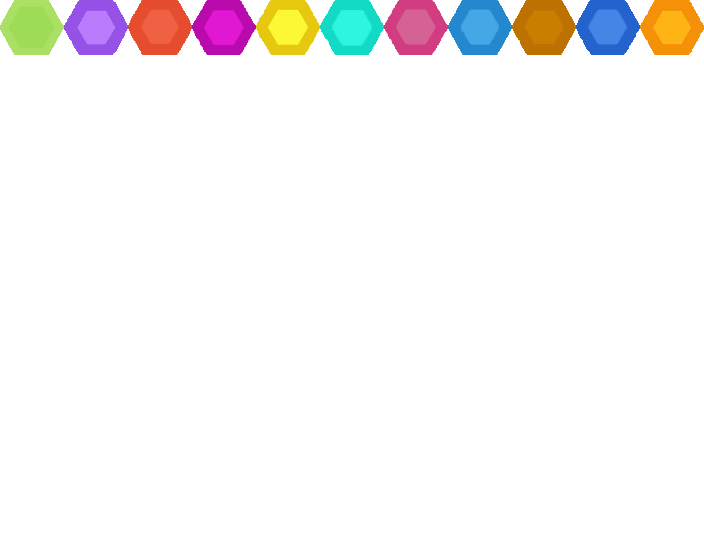
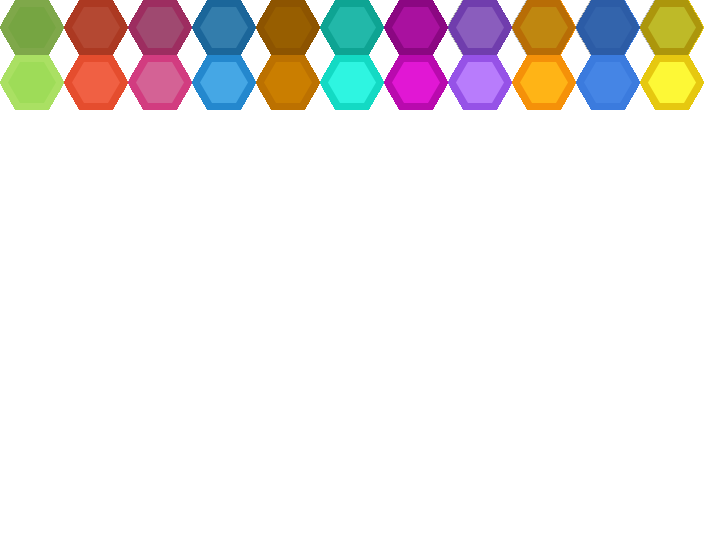
Layered file, before and after one edit (704x550). Changes by layer:
removed layer "hex_red" over [192, 0, 256, 55]
removed layer "hex_green" over [256, 0, 320, 55]
removed layer "hex_cyan" over [320, 0, 384, 55]
removed layer "hex_color6" over [384, 0, 448, 55]
removed layer "hex_color5" over [448, 0, 512, 55]
removed layer "hex_color4" over [512, 0, 576, 55]
added group "Group 1" with 23 layers above "Group 2" over [0, 0, 704, 110]
added layer "Layer 23 copy 5" (25%) in group "Group 1" over [0, 0, 703, 55]
added layer "Layer 22" in group "Group 1" over [0, 55, 64, 110]
added layer "Layer 21" in group "Group 1" over [320, 55, 384, 110]
added layer "Layer 20" in group "Group 1" over [640, 55, 704, 110]
added layer "Layer 19" in group "Group 1" over [128, 55, 192, 110]
added layer "Layer 18" in group "Group 1" over [256, 55, 320, 110]
added layer "Layer 17" in group "Group 1" over [192, 55, 256, 110]
added layer "Layer 16" in group "Group 1" over [64, 55, 128, 110]
added layer "Layer 15" in group "Group 1" over [576, 55, 640, 110]
added layer "Layer 14" in group "Group 1" over [512, 55, 576, 110]
added layer "hex_color3" (1st of 4, in "Group 1") in group "Group 1" over [448, 55, 512, 110]
added layer "hex_color3" (2nd of 4, in "Group 1") in group "Group 1" over [384, 55, 448, 110]
added group "Group 2" with 22 layers above "Layer 4" over [0, 0, 704, 55]
added layer "Layer 13" in group "Group 2" over [0, 0, 64, 55]
added layer "Layer 12" in group "Group 2" over [320, 0, 384, 55]
added layer "Layer 11" in group "Group 2" over [640, 0, 704, 55]
moved "hex_color3" (4th of 4, in "Group 2") into group "Group 2", painted on it over [0, 0, 448, 55]
…and 11 more changes (7 added, 4 removed)
